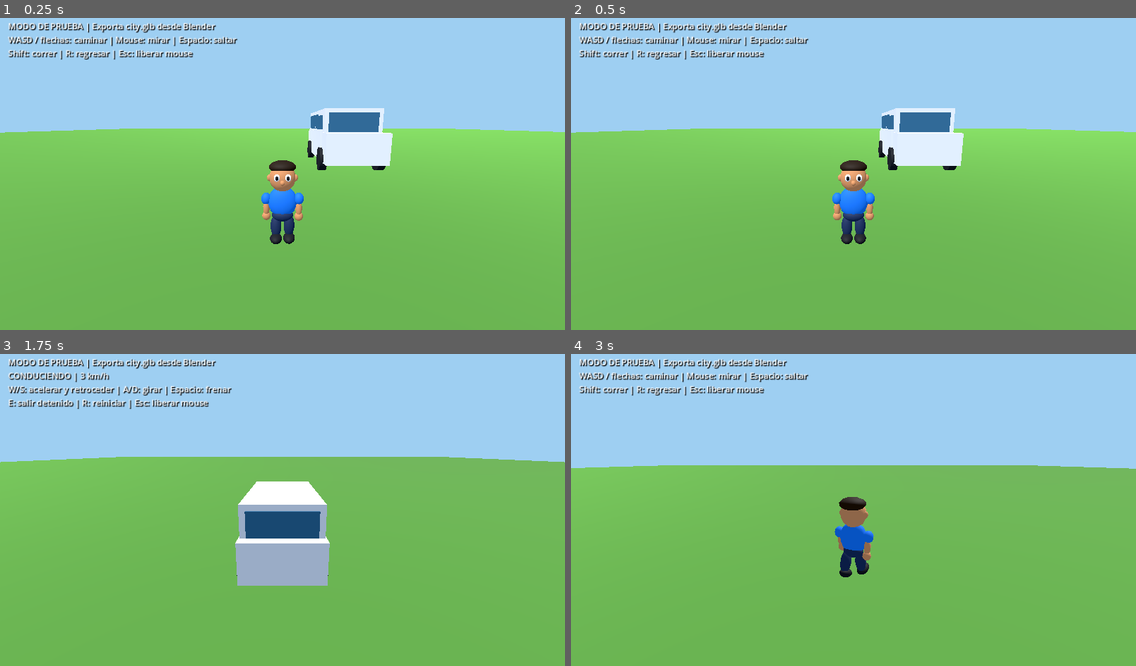
Above: before the commit, frames 1-4 (two rows, left to right).
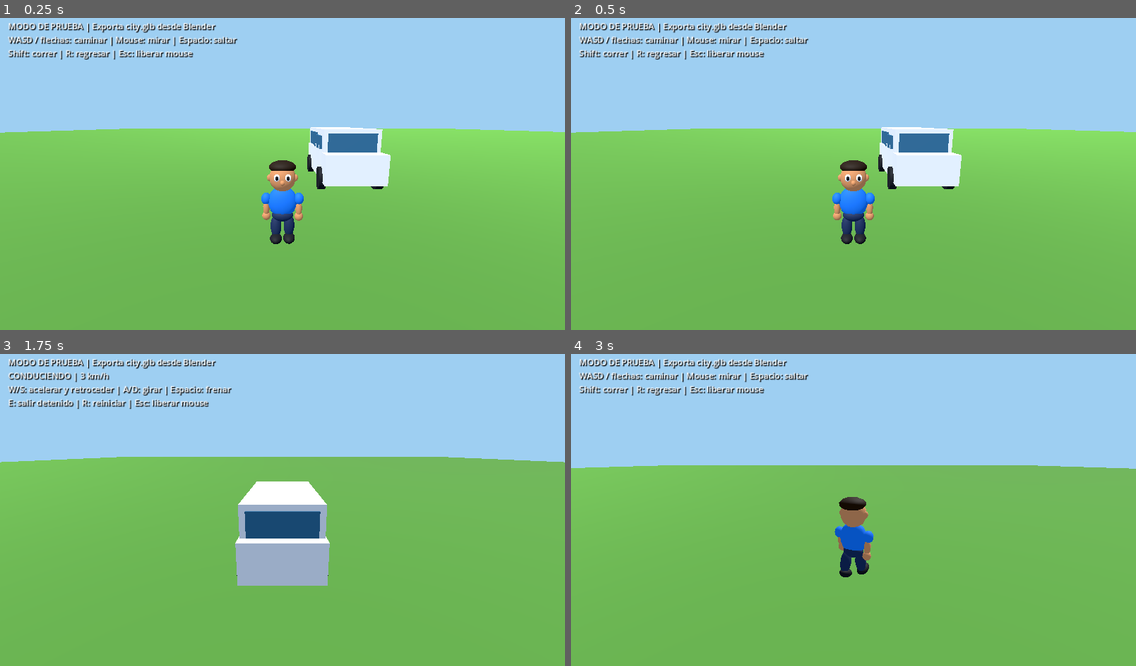
Above: after the commit, the same moments.

Repository: valdy247/mycity
Game: Godot game, scene res://main.tscn
The game is run twice, just before and just after one commit, with the same random seed, the same clock (stepped at 60 frames per second) and the same inputs.
Inputs (mouse positions are in pixels of both pictures, inside the frame that each line leads up to):
- Up to frame 1 (0.25 s): no input
- Up to frame 2 (0.5 s): no input
- Up to frame 3 (1.75 s): tap Enter at 0.5 s; move the mouse to (310, 506) at 0.52 s; hold W from 0.53 s (still down); tap R at 0.6 s; click (310, 506) at 0.67 s; tap Space at 0.77, 1.52 s; move the mouse to (254, 510) at 1.27 s; tap E at 1.35 s
- Up to frame 4 (3 s): keep holding W; tap Space at 2 s; move the mouse to (864, 500) at 2.02 s; hold Shift 2.03-2.78 s; move the mouse to (847, 513) at 2.77 s; tap R at 2.85 s; click (847, 513) at 2.92 s

The runs differ from the first frame. In frame 1, 2.8% of the frame differs, in the area x 54-70%, y 28-55%; in frame 2, 2.8%; in frame 3, less than 0.1%; in frame 4, nothing differs.

Commit message:
Fix floating van using tire bounds and dedicated ground raycast support

Diff:
--- a/game/main.gd
+++ b/game/main.gd
@@ -24,6 +24,9 @@
 var step_phase := 0.0
 var player_shape: CollisionShape3D
 var van_home := Transform3D.IDENTITY
+var van_ground_initialized := false
+const GROUND_LAYER = 2
+const VAN_LAYER = 4
 var exit_message := ""
 var message_time := 0.0
 
@@ -73,11 +76,18 @@
 				solid = false
 		if solid and m.mesh != null and m.mesh.get_surface_count() > 0:
 			m.create_trimesh_collision()
+			var key := _normalized_name(name_key)
+			var is_ground := key.begins_with("terreno") or key.begins_with("calleprincipalasphalt") or key.begins_with("calleprincipalconcrete") or key.begins_with("calleprincipalcurb") or key.begins_with("boulevardcalleprincipalasphalt") or key.begins_with("boulevardcalleprincipalconcrete") or key.begins_with("boulevardcalleprincipalcurb") or key.begins_with("boulevardboulevardasphalt") or key.begins_with("boulevardboulevardconcrete") or key.begins_with("boulevardboulevardcurb")
+			if is_ground:
+				for child in m.get_children():
+					if child is StaticBody3D:
+						(child as StaticBody3D).collision_layer = GROUND_LAYER
 	for child in node.get_children():
 		_add_world_collision(child)
 
 func _make_demo_floor() -> void:
 	var floor_body := StaticBody3D.new()
+	floor_body.collision_layer = GROUND_LAYER
 	var mesh := MeshInstance3D.new()
 	var box := BoxMesh.new()
 	box.size = Vector3(160, 0.4, 220)
@@ -97,6 +107,7 @@
 func _make_player() -> void:
 	player = CharacterBody3D.new()
 	player.name = "Player"
+	player.collision_mask = 1 | GROUND_LAYER | VAN_LAYER
 	player.floor_snap_length = 0.30
 	var col := CollisionShape3D.new()
 	var capsule := CapsuleShape3D.new()
@@ -114,6 +125,7 @@
 	arm = SpringArm3D.new()
 	arm.spring_length = 4.5
 	arm.margin = 0.15
+	arm.collision_mask = 1 | GROUND_LAYER
 	pivot.add_child(arm)
 	var cam := Camera3D.new()
 	cam.fov = 68.0
@@ -170,13 +182,16 @@
 func _new_van_body(position_world: Vector3) -> CharacterBody3D:
 	var car := CharacterBody3D.new()
 	car.name = "DrivableVan"
-	car.floor_snap_length = 0.50
+	car.motion_mode = CharacterBody3D.MOTION_MODE_FLOATING
+	car.collision_layer = VAN_LAYER
+	car.collision_mask = 1
+	car.floor_snap_length = 0.0
 	car.floor_max_angle = deg_to_rad(40.0)
 	var collision := CollisionShape3D.new()
 	var shape := BoxShape3D.new()
-	shape.size = Vector3(2.18, 2.0, 5.12)
+	shape.size = Vector3(2.18, 1.90, 5.12)
 	collision.shape = shape
-	collision.position.y = 1.0
+	collision.position.y = 1.12
 	car.add_child(collision)
 	add_child(car)
 	car.global_position = position_world + Vector3.UP * 0.04
@@ -197,10 +212,51 @@
 	original.reparent(van, true)
 	van_visual = original
 	original.global_position = van.global_position
+	# Correct any offset introduced by the importer from actual tire geometry.
+	var tire_nodes: Array[MeshInstance3D] = []
+	_collect_tires(original, tire_nodes)
+	if not tire_nodes.is_empty():
+		var bottom := INF
+		for tire in tire_nodes:
+			var bounds := tire.get_aabb()
+			for index in range(8):
+				var world_point := tire.to_global(bounds.get_endpoint(index))
+				bottom = minf(bottom, van.to_local(world_point).y)
+		if is_finite(bottom):
+			original.position.y -= bottom
 	van_home = van.global_transform
 	driver_door = _find_named(original, "bisagrapuertadelantera")
 	if driver_door != null:
 		door_closed = driver_door.rotation.y
+
+func _collect_tires(node: Node, result: Array[MeshInstance3D]) -> void:
+	if node is MeshInstance3D and _normalized_name(String(node.name)).begins_with("neum"):
+		result.append(node as MeshInstance3D)
+	for child in node.get_children():
+		_collect_tires(child, result)
+
+# Independent ground support for arcade driving. No gravity-induced collision
+# recovery against thin road meshes or accidental stacking on other objects.
+func _support_van() -> bool:
+	if van == null:
+		return false
+	var space := get_world_3d().direct_space_state
+	var heights: Array[float] = []
+	for offset in [Vector3.ZERO, Vector3(-0.98, 0, -1.63), Vector3(0.98, 0, -1.63), Vector3(-0.98, 0, 1.63), Vector3(0.98, 0, 1.63)]:
+		var sample := van.to_global(offset)
+		var ray := PhysicsRayQueryParameters3D.create(sample + Vector3.UP * 8.0, sample - Vector3.UP * 12.0, GROUND_LAYER)
+		ray.hit_back_faces = true
+		var hit := space.intersect_ray(ray)
+		if not hit.is_empty():
+			heights.append(float(hit.position.y))
+	if heights.size() < 3:
+		return false
+	var level := -INF
+	for h in heights:
+		level = maxf(level, h)
+	van.global_position.y = level + 0.015
+	van.velocity.y = 0.0
+	return true
 
 func _material(color: Color) -> StandardMaterial3D:
 	var mat := StandardMaterial3D.new()
@@ -413,13 +469,17 @@
 	drive_speed = move_toward(drive_speed, target, delta * (14.0 if brake else 5.0))
 	if absf(drive_speed) > 0.15:
 		van.rotation.y -= movement.x * signf(drive_speed) * delta * 1.35 * minf(absf(drive_speed) / 3.0, 1.0)
+	var prior := van.global_transform
 	var forward := van.global_transform.basis.z.normalized()
 	van.velocity.x = forward.x * drive_speed
 	van.velocity.z = forward.z * drive_speed
-	if not van.is_on_floor():
-		van.velocity.y -= 18.0 * delta
+	van.velocity.y = 0.0
 	van.move_and_slide()
-	if van.is_on_wall():
+	if not _support_van():
+		van.global_transform = prior
+		van.velocity = Vector3.ZERO
+		drive_speed = 0.0
+	if van.get_slide_collision_count() > 0:
 		drive_speed *= 0.35
 	if van.global_position.y < -8.0 or absf(van.global_position.x) > 79.0 or absf(van.global_position.z) > 109.0:
 		van.global_transform = van_home
@@ -447,6 +507,10 @@
 func _physics_process(delta: float) -> void:
 	if player == null:
 		return
+	if van != null and not van_ground_initialized:
+		if _support_van():
+			van_home = van.global_transform
+			van_ground_initialized = true
 	if reset_requested:
 		reset_requested = false
 		_reset_player()
@@ -479,9 +543,8 @@
 		_animate_avatar(delta, Vector2(player.velocity.x, player.velocity.z).length())
 		if player.global_position.y < -15 or absf(player.global_position.x) > 90 or absf(player.global_position.z) > 120:
 			_reset_player()
-		# Keep the stationary van supported by the terrain without moving it horizontally.
-		if van != null and not van.is_on_floor():
-			van.velocity = Vector3(0, van.velocity.y - 18.0 * delta, 0)
-			van.move_and_slide()
+		# Parked vehicle stays grounded; no dynamic vertical collision recovery.
+		if van != null:
+			_support_van()
 	message_time = maxf(0.0, message_time - delta)
 	_update_hud()
